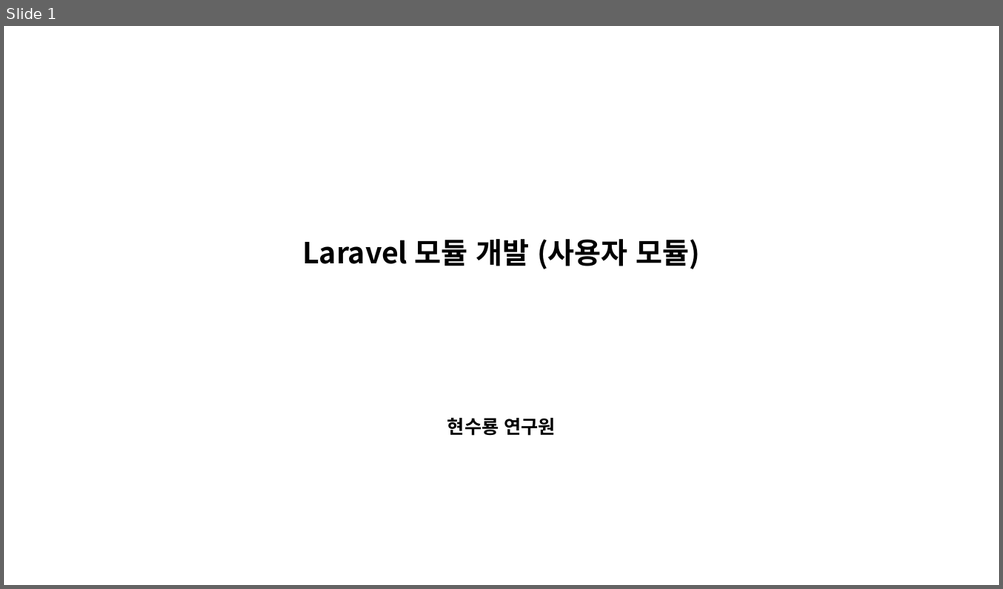
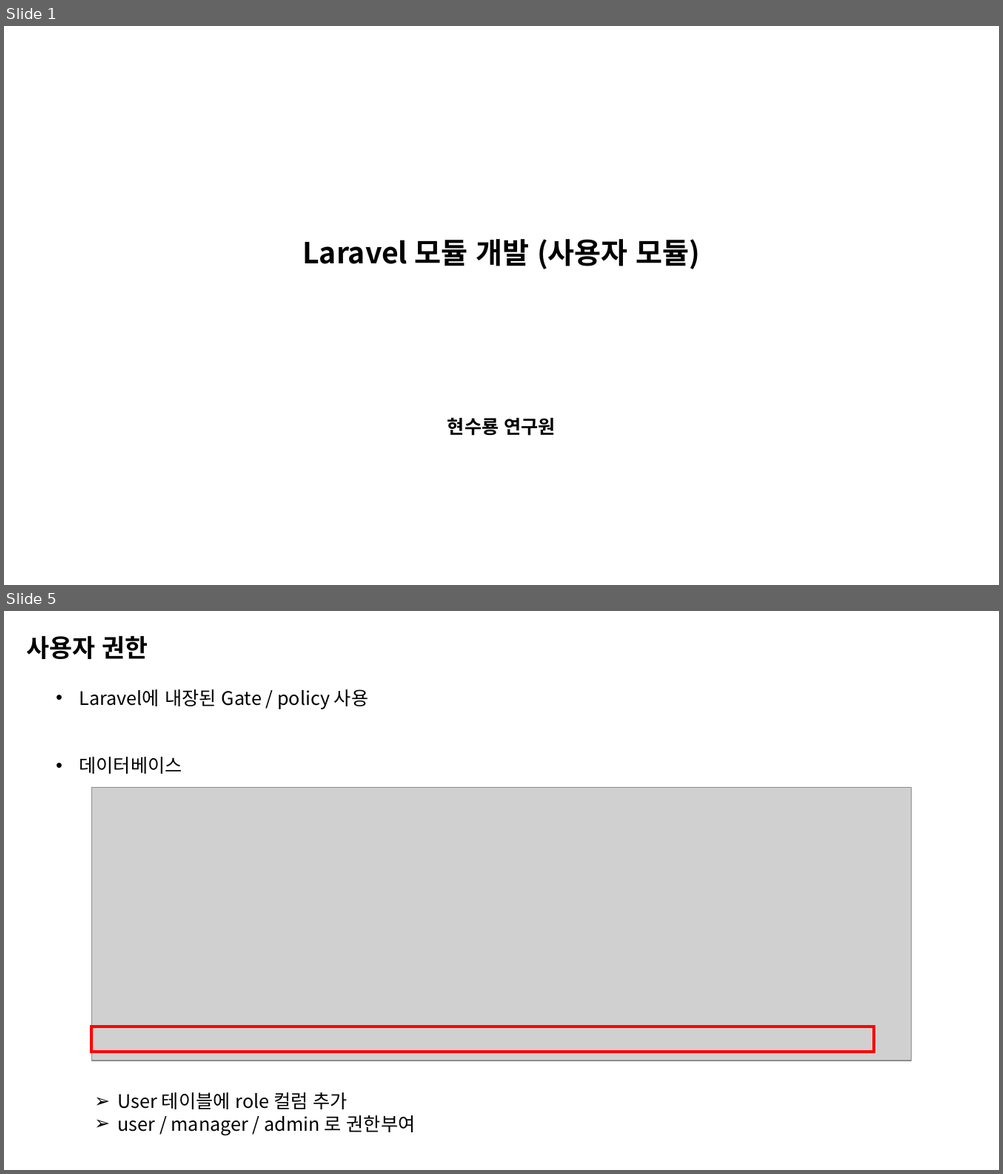
Before and after one commit to ryong890314/laravel-component, a slide deck: doc/Laravel 모듈 개발 - 1차.pptx. Shown one above the other, each under a label of ours: slide 1 before the commit, slides 1 and 5 after it; the slides between them are not shown. The pictures are 1003x589 and 1003x1174 pixels, drawn with LibreOffice and Linux fonts; fonts in the diff are those of the drawing; grey boxes stand for pictures. Boxes give left, top, right and bottom in pixels: in the first picture for what was removed or moved away, otherwise in the second. Text is boxed around its words. In the diff, an @@ line names an element or a change of style, - is before the commit and + after.

Commit message:
2103251750 manage init

```diff
--- a/doc/Laravel 모듈 개발 - 1차.pptx
+++ b/doc/Laravel 모듈 개발 - 1차.pptx
@@ slide 5 added at [4,611,999,1170], background #FFFFFF @@
@@ text added at [27,636,148,659], 24 pt, text #000000, bold @@
+사용자 권한
@@ text added at [79,689,368,709], 18 pt, text #000000 @@
+• Laravel에 내장된 Gate / policy 사용
@@ text added at [79,757,182,774], 18 pt, text #000000 @@
+• 데이터베이스
@@ picture added at [91,788,910,1062] @@
@@ rectangle added at [91,1028,874,1052], outline #FF0000 3 pt @@
@@ text added at [118,1093,415,1136], 18 pt, text #000000 @@
+➢ User 테이블에 role 컬럼 추가
+➢ user / manager / admin 로 권한부여
```
Also in this commit, not shown: 3 slides changed, 2 other slides added, 5 other files.
